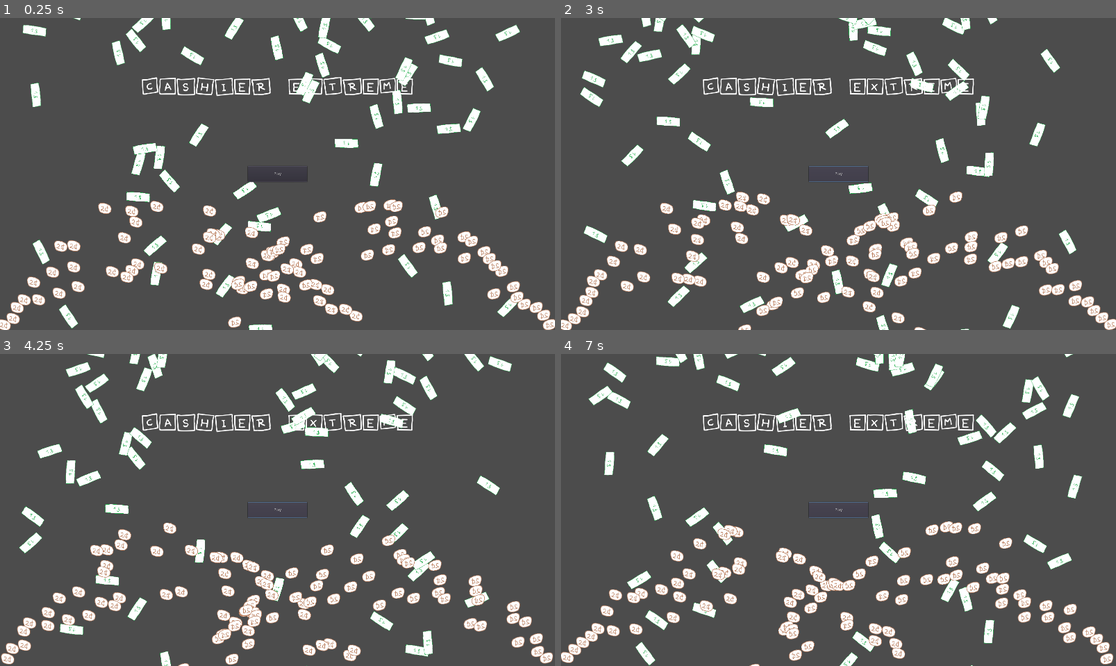
Above: before the commit, frames 1-4 (two rows, left to right).
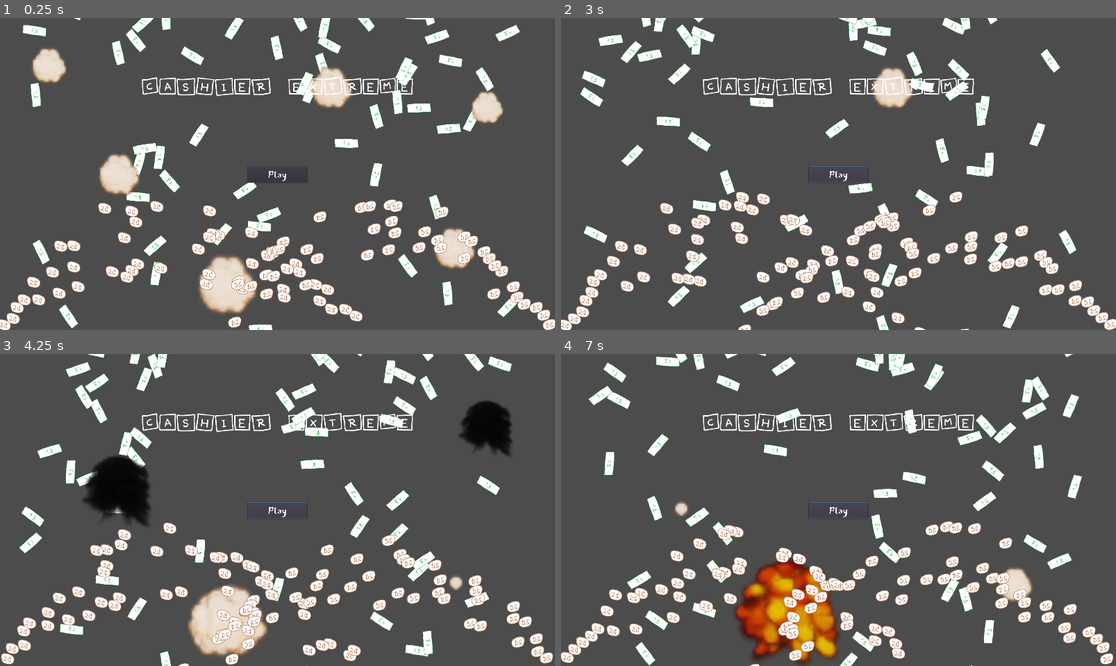
Above: after the commit, the same moments.

Repository: nathangranet/XxX_J4M_XxX
Game: Godot game, scene res://menu.tscn
Two runs of this game, one before a commit and one after it. Both use one fixed random seed, a clock stepped at 60 frames per second and the inputs below. This scene is started directly instead of the project's main scene.
Inputs:
- Up to frame 1 (0.25 s): no input
- Up to frame 2 (3 s): click "Play" at 0.5 s; click "Play" at 1.25 s; click "Play" at 2 s; tap Keypad 0 (pay) at 2.85 s
- Up to frame 3 (4.25 s): tap Keypad 0 (pay) at 3.6 s
- Up to frame 4 (7 s): tap Keypad 0 (pay) every 0.75 s from 4.35 to 6.6 s

The runs differ from the first frame. In frame 1, 4.2% of the frame differs, in the area x 5-91%, y 9-95%; in frame 2, 0.8%; in frame 3, 5.1%, in the area x 14-93%, y 14-98%; in frame 4, 4.3%.

Commit message:
EDIT OMG MENU

Diff:
--- a/menu.gd
+++ b/menu.gd
@@ -8,9 +8,63 @@
 
 # Called when the node enters the scene tree for the first time.
 func _ready():
-	pass # Replace with function body.
+	randomize()
+	_on_Timer_timeout()
+	_on_Timer2_timeout()
+	_on_Timer3_timeout()
+	_on_Timer4_timeout()
+	_on_Timer5_timeout()
+	_on_Timer6_timeout()
 
 
 # Called every frame. 'delta' is the elapsed time since the previous frame.
 #func _process(delta):
 #	pass
+
+
+func _on_Timer_timeout():
+	$AnimatedSprite.frame = 0
+	$AnimatedSprite.play("default")
+	$AudioStreamPlayer.playing = false
+	$AudioStreamPlayer.playing = true
+	$Node/Timer.start(rand_range(2, 5))
+
+
+func _on_Timer2_timeout():
+	$AnimatedSprite2.play("default")
+	$AnimatedSprite2.frame = 0
+	$AudioStreamPlayer2.playing = false
+	$AudioStreamPlayer2.playing = true
+	$Node/Timer2.start(rand_range(2, 5))
+
+
+func _on_Timer3_timeout():
+	$AnimatedSprite3.play("default")
+	$AnimatedSprite3.frame = 0
+	$AudioStreamPlayer3.playing = false
+	$AudioStreamPlayer3.playing = true
+	$Node/Timer3.start(rand_range(2, 5))
+
+
+func _on_Timer4_timeout():
+	$AnimatedSprite4.play("default")
+	$AnimatedSprite4.frame = 0
+	$AudioStreamPlayer4.playing = false
+	$AudioStreamPlayer4.playing = true
+	$Node/Timer4.start(rand_range(2, 5))
+
+
+func _on_Timer5_timeout():
+	$AnimatedSprite5.play("default")
+	$AnimatedSprite5.frame = 0
+	$AudioStreamPlayer5.playing = false
+	$AudioStreamPlayer5.playing = true
+	$Node/Timer5.start(rand_range(2, 5))
+
+
+func _on_Timer6_timeout():
+	$AnimatedSprite6.play("default")
+	$AnimatedSprite6.frame = 0
+	$AudioStreamPlayer6.playing = false
+	$AudioStreamPlayer6.playing = true
+	$Node/Timer6.start(rand_range(2, 5))
--- a/menu.tscn
+++ b/menu.tscn
@@ -1,9 +1,44 @@
-[gd_scene load_steps=8 format=2]
+[gd_scene load_steps=37 format=2]
 
 [ext_resource path="res://font/Cute Notes.ttf" type="DynamicFontData" id=1]
 [ext_resource path="res://menu.gd" type="Script" id=2]
 [ext_resource path="res://ressource/coins/coinss2cent.png" type="Texture" id=3]
 [ext_resource path="res://ressource/dollar/coins1dol.png" type="Texture" id=4]
+[ext_resource path="res://font/EastSeaDokdo-Regular.ttf" type="DynamicFontData" id=5]
+[ext_resource path="res://ressource/omg/PixelSimulations/Explosion4/0012.png" type="Texture" id=6]
+[ext_resource path="res://ressource/omg/PixelSimulations/Explosion4/0011.png" type="Texture" id=7]
+[ext_resource path="res://ressource/omg/PixelSimulations/Explosion4/0007.png" type="Texture" id=8]
+[ext_resource path="res://ressource/omg/PixelSimulations/Explosion4/0009.png" type="Texture" id=9]
+[ext_resource path="res://ressource/omg/PixelSimulations/Explosion4/0020.png" type="Texture" id=10]
+[ext_resource path="res://ressource/omg/PixelSimulations/Explosion4/0021.png" type="Texture" id=11]
+[ext_resource path="res://ressource/omg/PixelSimulations/Explosion4/0006.png" type="Texture" id=12]
+[ext_resource path="res://ressource/omg/PixelSimulations/Explosion4/0023.png" type="Texture" id=13]
+[ext_resource path="res://ressource/omg/PixelSimulations/Explosion4/0016.png" type="Texture" id=14]
+[ext_resource path="res://ressource/omg/PixelSimulations/Explosion4/0010.png" type="Texture" id=15]
+[ext_resource path="res://ressource/omg/PixelSimulations/Explosion4/0014.png" type="Texture" id=16]
+[ext_resource path="res://ressource/omg/PixelSimulations/Explosion4/0001.png" type="Texture" id=17]
+[ext_resource path="res://ressource/omg/PixelSimulations/Explosion4/0005.png" type="Texture" id=18]
+[ext_resource path="res://ressource/omg/PixelSimulations/Explosion4/0025.png" type="Texture" id=19]
+[ext_resource path="res://ressource/omg/PixelSimulations/Explosion4/0002.png" type="Texture" id=20]
+[ext_resource path="res://ressource/omg/PixelSimulations/Explosion4/0017.png" type="Texture" id=21]
+[ext_resource path="res://ressource/omg/PixelSimulations/Explosion4/0015.png" type="Texture" id=22]
+[ext_resource path="res://ressource/omg/PixelSimulations/Explosion4/0004.png" type="Texture" id=23]
+[ext_resource path="res://ressource/omg/PixelSimulations/Explosion4/0008.png" type="Texture" id=24]
+[ext_resource path="res://ressource/omg/PixelSimulations/Explosion4/0022.png" type="Texture" id=25]
+[ext_resource path="res://ressource/omg/PixelSimulations/Explosion4/0003.png" type="Texture" id=26]
+[ext_resource path="res://ressource/omg/PixelSimulations/Explosion4/0018.png" type="Texture" id=27]
+[ext_resource path="res://ressource/omg/PixelSimulations/Explosion4/0013.png" type="Texture" id=28]
+[ext_resource path="res://ressource/omg/PixelSimulations/Explosion4/0019.png" type="Texture" id=29]
+[ext_resource path="res://ressource/omg/PixelSimulations/Explosion4/0024.png" type="Texture" id=30]
+[ext_resource path="res://ressource/omg/Explosion+1.wav" type="AudioStream" id=31]
+
+[sub_resource type="SpriteFrames" id=5]
+animations = [ {
+"frames": [ ExtResource( 17 ), ExtResource( 20 ), ExtResource( 26 ), ExtResource( 23 ), ExtResource( 18 ), ExtResource( 12 ), ExtResource( 8 ), ExtResource( 24 ), ExtResource( 9 ), ExtResource( 15 ), ExtResource( 7 ), ExtResource( 6 ), ExtResource( 28 ), ExtResource( 16 ), ExtResource( 22 ), ExtResource( 14 ), ExtResource( 21 ), ExtResource( 27 ), ExtResource( 29 ), ExtResource( 10 ), ExtResource( 11 ), ExtResource( 25 ), ExtResource( 13 ), ExtResource( 30 ), ExtResource( 19 ) ],
+"loop": false,
+"name": "default",
+"speed": 15.0
+} ]
 
 [sub_resource type="ParticlesMaterial" id=1]
 emission_shape = 2
@@ -20,6 +55,10 @@
 size = 75
 font_data = ExtResource( 1 )
 
+[sub_resource type="DynamicFont" id=4]
+size = 50
+font_data = ExtResource( 5 )
+
 [sub_resource type="ParticlesMaterial" id=3]
 flag_disable_z = true
 direction = Vector3( 1, -1, 0 )
@@ -37,6 +76,31 @@
 __meta__ = {
 "_edit_use_anchors_": false
 }
+
+[node name="AnimatedSprite3" type="AnimatedSprite" parent="."]
+position = Vector2( 1684.1, 323.634 )
+scale = Vector2( 5.5, 5.5 )
+frames = SubResource( 5 )
+
+[node name="AnimatedSprite" type="AnimatedSprite" parent="."]
+position = Vector2( 1570.23, 815.079 )
+scale = Vector2( 7, 7 )
+frames = SubResource( 5 )
+
+[node name="AnimatedSprite6" type="AnimatedSprite" parent="."]
+position = Vector2( 1144.8, 259.489 )
+scale = Vector2( 7, 7 )
+frames = SubResource( 5 )
+
+[node name="AnimatedSprite4" type="AnimatedSprite" parent="."]
+position = Vector2( 409.24, 558.995 )
+scale = Vector2( 7, 7 )
+frames = SubResource( 5 )
+
+[node name="AnimatedSprite5" type="AnimatedSprite" parent="."]
+position = Vector2( 782.51, 948.495 )
+scale = Vector2( 10, 10 )
+frames = SubResource( 5 )
 
 [node name="Particles2D3" type="Particles2D" parent="."]
 position = Vector2( 940.204, -26.916 )
@@ -70,6 +134,7 @@
 margin_top = -27.0
 margin_right = 103.0
 margin_bottom = 27.0
+custom_fonts/font = SubResource( 4 )
 text = "Play"
 __meta__ = {
 "_edit_use_anchors_": false
@@ -91,3 +156,46 @@
 preprocess = 6.0
 process_material = SubResource( 3 )
 texture = ExtResource( 3 )
+
+[node name="AnimatedSprite2" type="AnimatedSprite" parent="."]
+position = Vector2( 167.81, 179.797 )
+scale = Vector2( 6, 6 )
+frames = SubResource( 5 )
+
+[node name="AudioStreamPlayer" type="AudioStreamPlayer" parent="."]
+stream = ExtResource( 31 )
+
+[node name="AudioStreamPlayer2" type="AudioStreamPlayer" parent="."]
+stream = ExtResource( 31 )
+
+[node name="AudioStreamPlayer3" type="AudioStreamPlayer" parent="."]
+stream = ExtResource( 31 )
+
+[node name="AudioStreamPlayer5" type="AudioStreamPlayer" parent="."]
+stream = ExtResource( 31 )
+
+[node name="AudioStreamPlayer4" type="AudioStreamPlayer" parent="."]
+stream = ExtResource( 31 )
+
+[node name="AudioStreamPlayer6" type="AudioStreamPlayer" parent="."]
+stream = ExtResource( 31 )
+
+[node name="Node" type="Node" parent="."]
+
+[node name="Timer" type="Timer" parent="Node"]
+
+[node name="Timer2" type="Timer" parent="Node"]
+
+[node name="Timer3" type="Timer" parent="Node"]
+
+[node name="Timer4" type="Timer" parent="Node"]
+
+[node name="Timer5" type="Timer" parent="Node"]
+
+[node name="Timer6" type="Timer" parent="Node"]
+[connection signal="timeout" from="Node/Timer" to="." method="_on_Timer_timeout"]
+[connection signal="timeout" from="Node/Timer2" to="." method="_on_Timer2_timeout"]
+[connection signal="timeout" from="Node/Timer3" to="." method="_on_Timer3_timeout"]
+[connection signal="timeout" from="Node/Timer4" to="." method="_on_Timer4_timeout"]
+[connection signal="timeout" from="Node/Timer5" to="." method="_on_Timer5_timeout"]
+[connection signal="timeout" from="Node/Timer6" to="." method="_on_Timer6_timeout"]
Binary file added: font/EastSeaDokdo-Regular.ttf
Not shown, added: font/OFL.txt
Not shown, added: ressource/omg/Explosion+1.wav.import
Binary file added: ressource/omg/PixelSimulations/Explosion4/0001.png
Not shown, added: ressource/omg/PixelSimulations/Explosion4/0001.png.import
Binary file added: ressource/omg/PixelSimulations/Explosion4/0002.png
Not shown, added: ressource/omg/PixelSimulations/Explosion4/0002.png.import
Binary file added: ressource/omg/PixelSimulations/Explosion4/0003.png
Not shown, added: ressource/omg/PixelSimulations/Explosion4/0003.png.import
Binary file added: ressource/omg/PixelSimulations/Explosion4/0004.png
Not shown, added: ressource/omg/PixelSimulations/Explosion4/0004.png.import
Binary file added: ressource/omg/PixelSimulations/Explosion4/0005.png
(and 42 more such lines)
